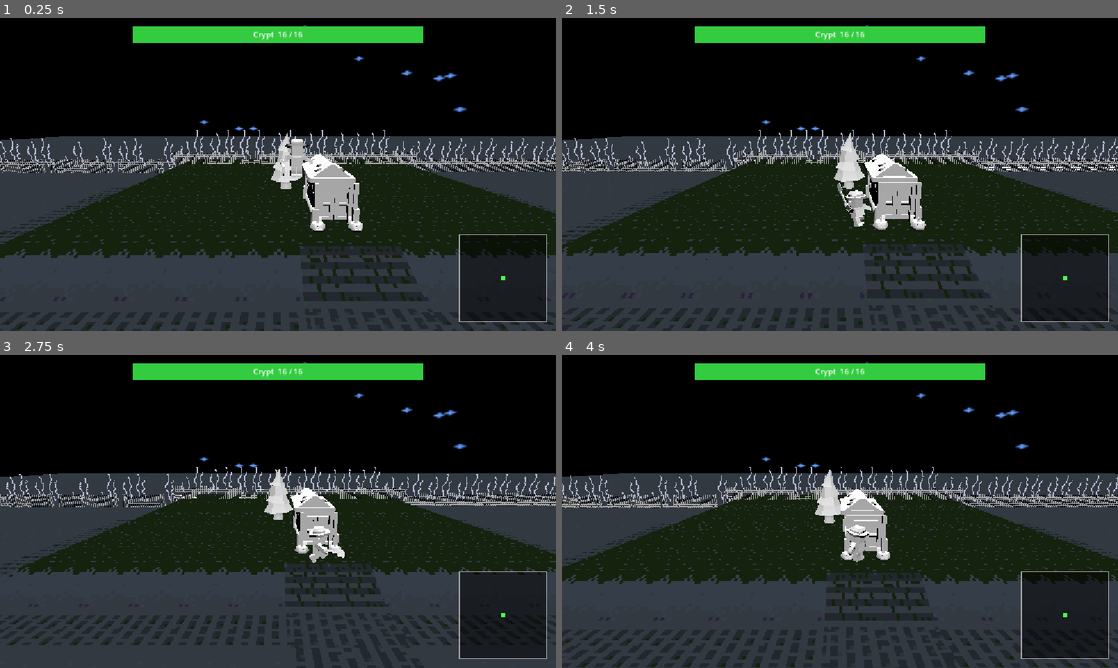
Above: before the commit, frames 1-4 (two rows, left to right).
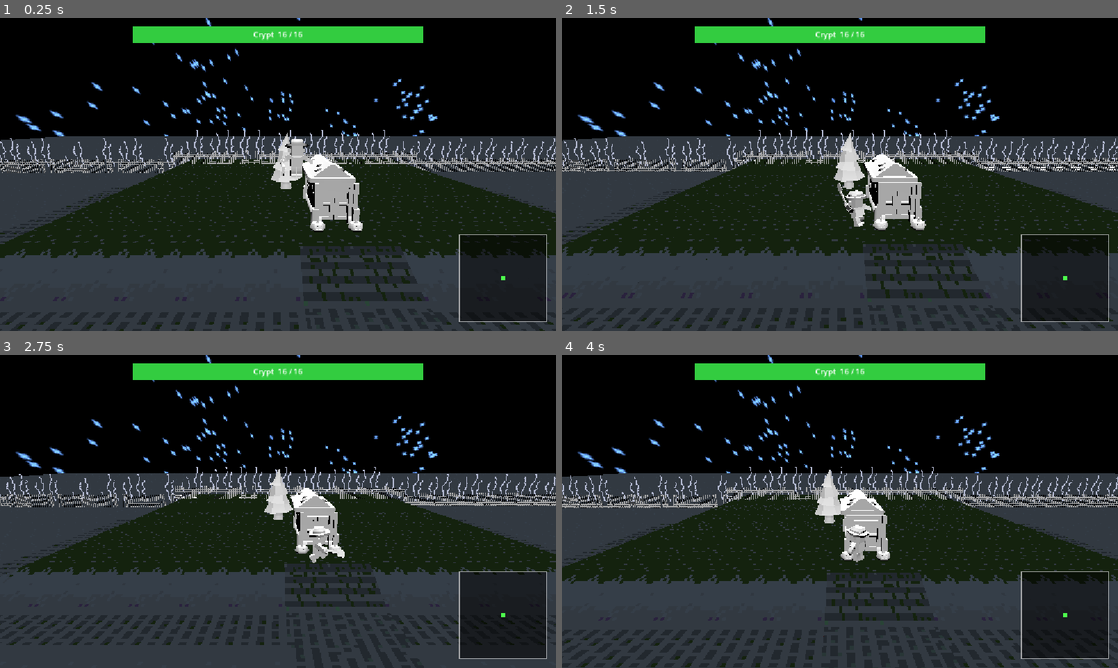
Above: after the commit, the same moments.

Repository: Hammster/GameJam-Oct-2026
Game: Godot game, scene res://Game.tscn
Same seed, same stepped clock (60 frames per second), same inputs: the game is played once before the commit and once after it.
Inputs:
- Up to frame 1 (0.25 s): no input
- Up to frame 2 (1.5 s): hold D (move_right) 0.53-1.28 s; tap Space (attack) at 0.6, 1.35 s; hold S (move_back) from 1.28 s (still down)
- Up to frame 3 (2.75 s): release S (move_back) at 2.03 s; hold D (move_right) from 2.03 s (still down); tap Space (attack) at 2.1 s
- Up to frame 4 (4 s): release D (move_right) at 2.78 s; hold W (move_forward) 2.78-3.53 s; tap Space (attack) at 2.85, 3.6 s; hold A (move_left) from 3.53 s (still down)

The runs differ from the first frame. In frame 1, 1.1% of the frame differs, in the area x 2-84%, y 0-38%; in frame 2, 1.1%; in frame 3, 1.1%; in frame 4, 1.1%.

Commit message:
sky sky sky

Diff:
--- a/Game.tscn
+++ b/Game.tscn
@@ -22,7 +22,12 @@
 
 [sub_resource type="Environment" id="Environment_ex8sm"]
 background_mode = 2
+background_energy_multiplier = 1.42
 sky = SubResource("Sky_joorw")
+sky_custom_fov = 96.7
+sky_rotation = Vector3(2.2148228, -1.1815879, 0)
+ambient_light_sky_contribution = 0.0
+ambient_light_energy = 2.85
 
 [node name="Node3D" type="Node3D" unique_id=203443286]
 
Binary file changed: Assets/sky.png
